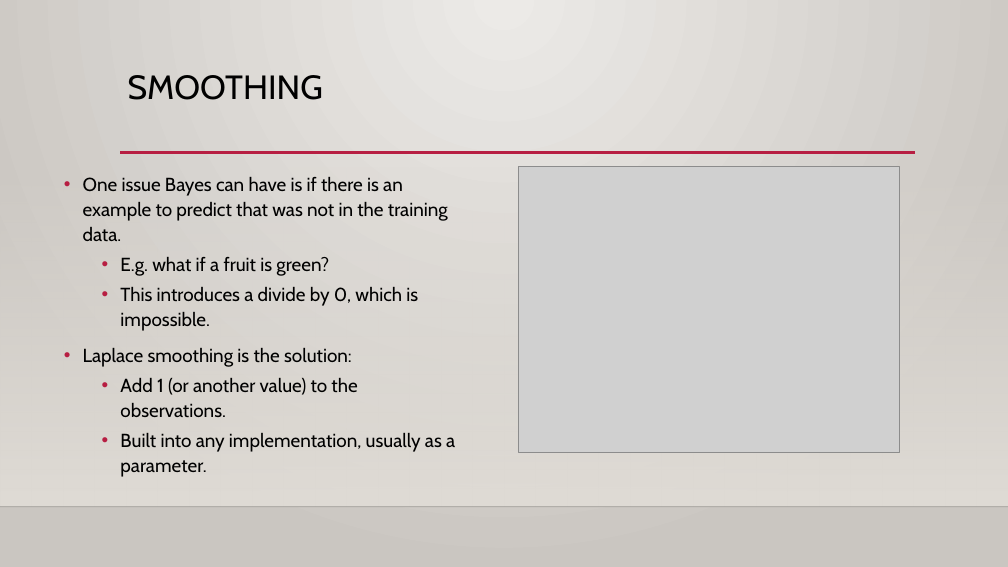
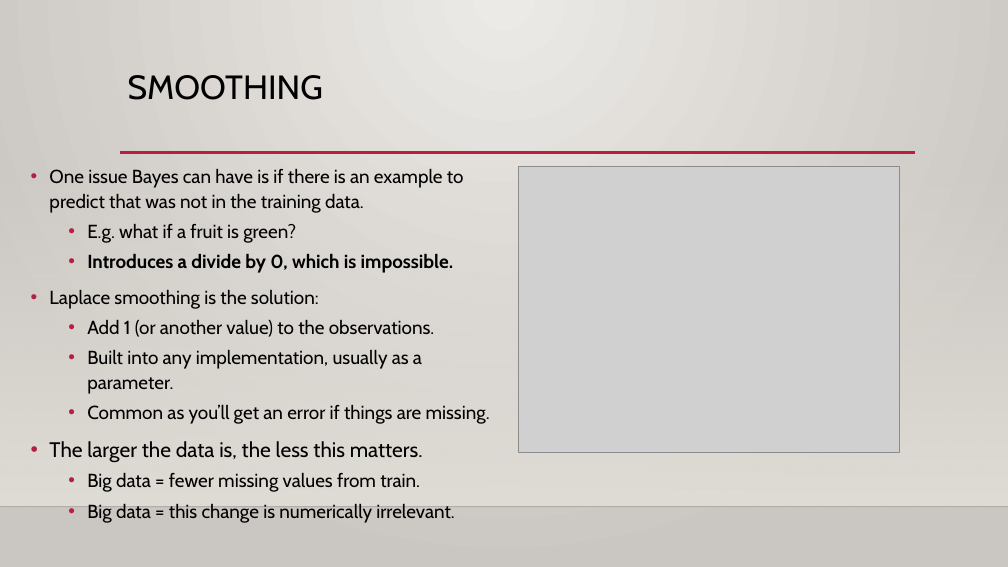
Before and after one commit to AkeemSemperDataScience/Basic_Stats_in_Python_Student_Repository, a slide deck: slide 37 of reference_material/slides/025_Bayes.pptx (slide 19 before the commit). Drawn at 1008x567 pixels with LibreOffice and Linux fonts; fonts in the diff are those of the drawing; grey boxes stand for pictures; background and template pictures are left out. Boxes give left, top, right and bottom in pixels: in the first picture for what was removed or moved away, otherwise in the second. Text is boxed around its words. In the diff, an @@ line names an element or a change of style, - is before the commit and + after.

```diff
--- a/reference_material/slides/025_Bayes.pptx
+++ b/reference_material/slides/025_Bayes.pptx
@@ text "One issue Bayes can have ...": place and size @@
-text "One issue Bayes can have ..." at [83,177,455,477]
+text "One issue Bayes can have ..." at [49,169,490,518]
@@ text at [87,254,454,273]: text changed; bold on @@
-  • This introduces a divide by 0, which is impossible.
+  • Introduces a divide by 0, which is impossible.
@@ text at [49,405,490,518]: paragraphs added @@
+  • Common as you’ll get an error if things are missing.
+• The larger the data is, the less this matters.
+  • Big data = fewer missing values from train.
+  • Big data = this change is numerically irrelevant.
```
Also in this commit, not shown: 10 other slides changed, 22 slides added, 3 other files.
